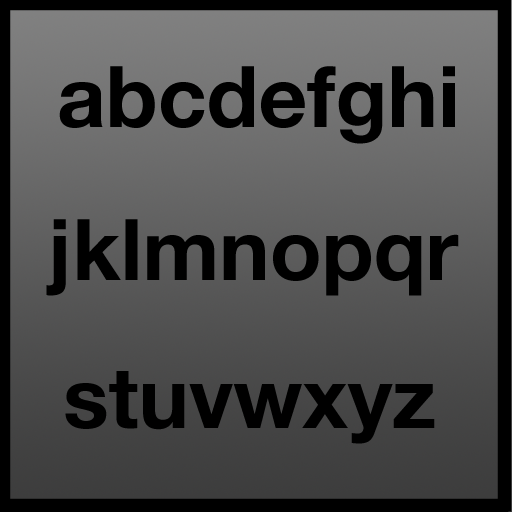
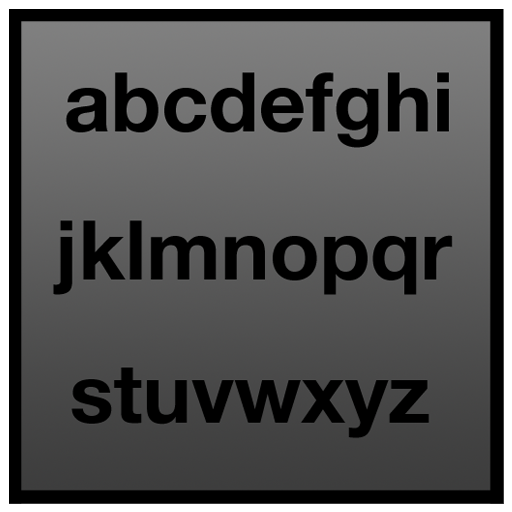
Layer changes from the first w=512, h=512 image to the second:
painted on "stuvwxyz" over [9, 9, 504, 504]
removed layer "jklmnopqr" over [46, 219, 459, 296]
removed layer "Layer 1 copy 2" over [0, 498, 509, 512]
removed layer "Layer 1 copy" over [497, 0, 511, 512]
removed layer "Layer 1 copy 3" over [0, 0, 503, 11]
removed layer "Layer 1" over [0, 0, 11, 512]
removed layer "abcdefghi" over [59, 66, 455, 144]
removed layer "Background" over [0, 0, 512, 512]
